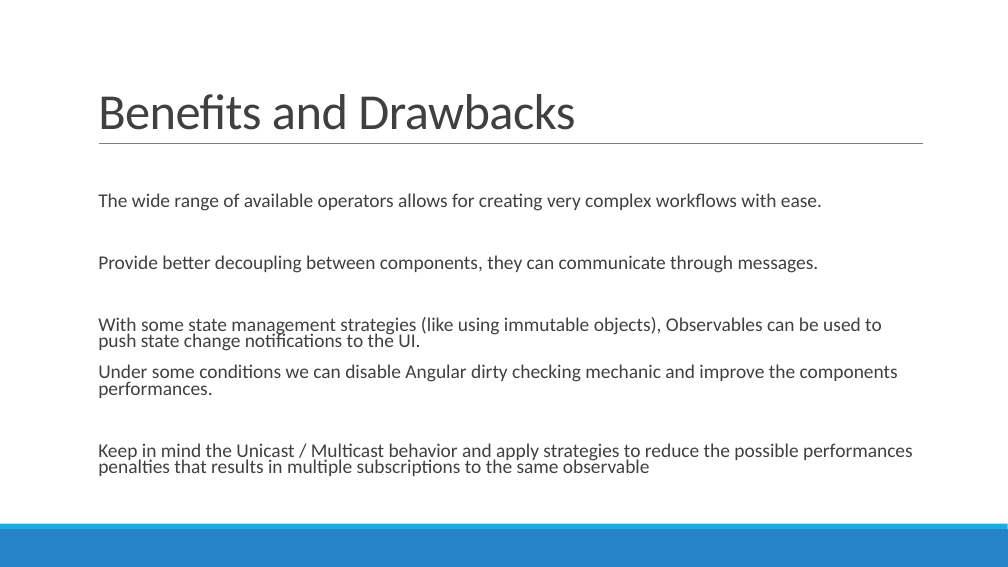
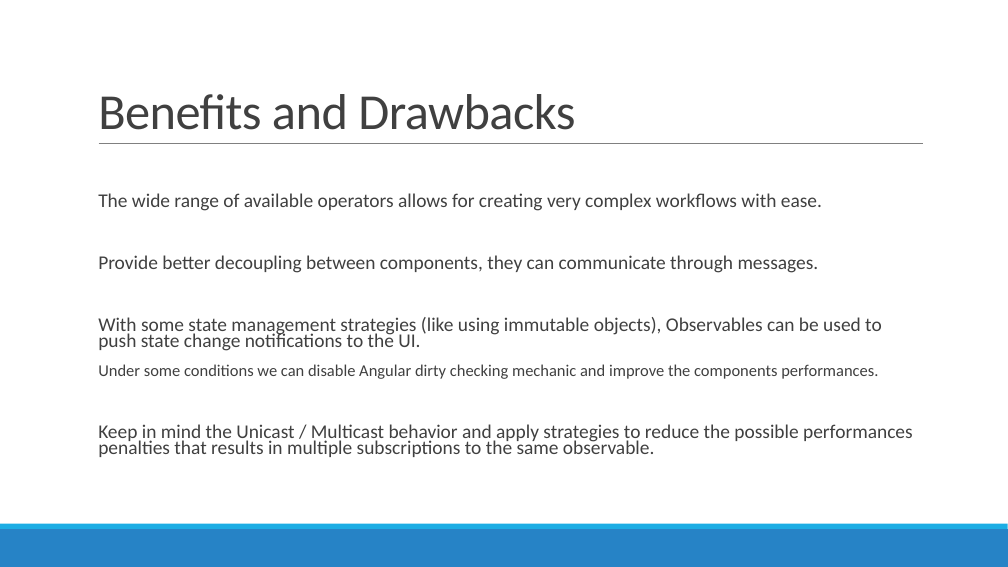
Before and after one commit to AGiorgetti/rxjs101, a slide deck: slide 27 of ReactiveProgramming_RxJS.pptx. Drawn at 1008x567 pixels with LibreOffice and Linux fonts; fonts in the diff are those of the drawing. Boxes give left, top, right and bottom in pixels: in the first picture for what was removed or moved away, otherwise in the second. Text is boxed around its words. In the diff, an @@ line names an element or a change of style, - is before the commit and + after.

```diff
--- a/ReactiveProgramming_RxJS.pptx
+++ b/ReactiveProgramming_RxJS.pptx
@@ text at [98, 364, 878, 379]: size 18.5 to 15.7 pt in "Under some conditions we can disable Angular ..." @@
@@ text at [98, 424, 913, 457]: text changed @@
-  Keep in mind the Unicast / Multicast behavior and apply strategies to reduce the possible performances penalties that results in multiple subscriptions to the same observable
+  Keep in mind the Unicast / Multicast behavior and apply strategies to reduce the possible performances penalties that results in multiple subscriptions to the same observable.
```
Also in this commit, not shown: 8 other slides changed, 12 other files.
